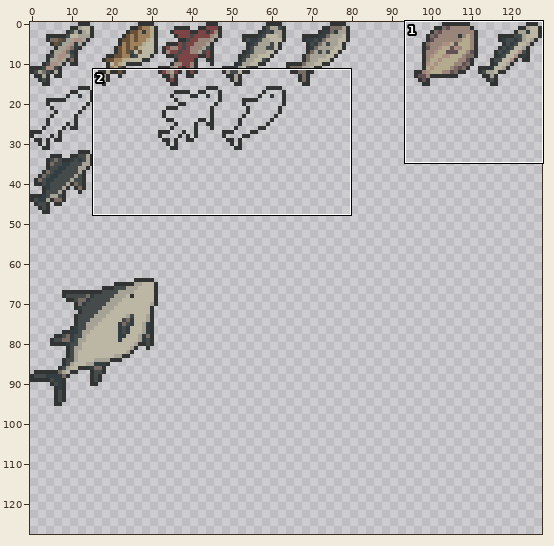
Edited in one commit: pixel-art file (project/assets/spritesheets/fish.aseprite). The first picture is a wide view before the edit; the outline marks the close-up.
Close-up. Before the edit:
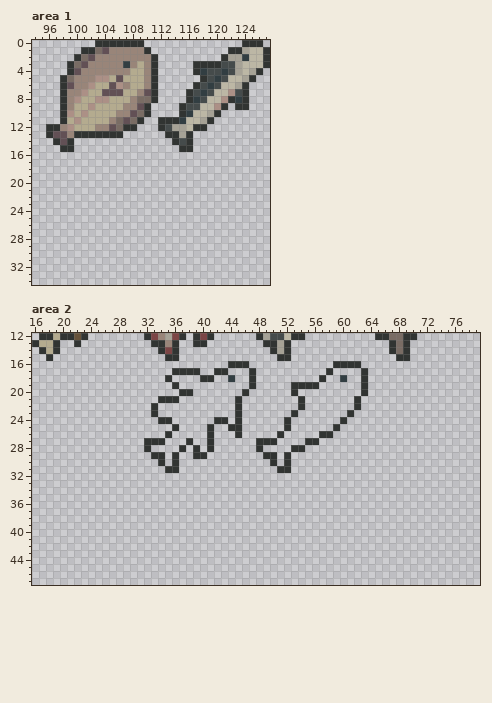
128x128 pixels, 1 frame. Shown: area 1: x 94..127, y 0..34; area 2: x 16..79, y 12..47. The commit also changed other parts of the picture, which this record leaves out.
After:
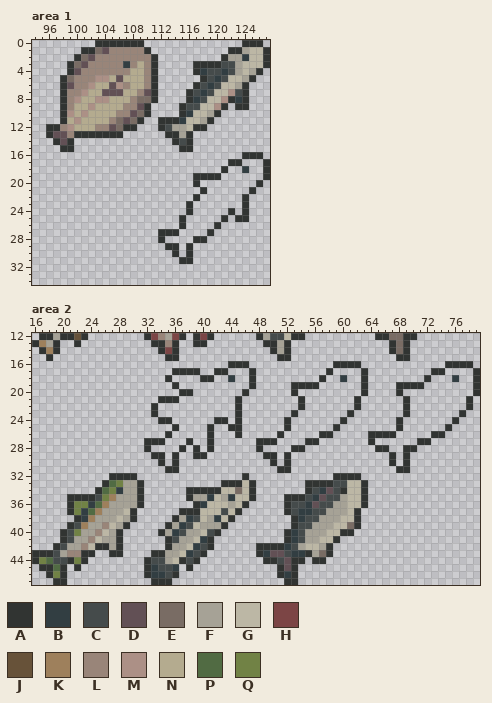
Palette (. is transparent): A #313432  B #323e42  C #454b4b  D #625055  E #796c64  F #a6a296  G #bcb7a5  H #7c4545  J #675239  K #9e805c  L #998579  M #ac9086  N #b4ab8f  P #516b43  Q #718245
The edit:
Changed rows in their new state; - is an unchanged pixel.
Area 1:
first column x 112:
16 ------------AAA-
17 ----------AA---A
18 ---------A--B--A
19 -----AAAA------A
20 -----A--------A-
21 ------A------A--
22 -----A------A---
23 ----A-------A---
24 ----A-----A-A---
25 ---A-----A-AA---
26 ---A----A-------
27 AAA----A--------
28 A----AA---------
29 -AA-A-----------
30 --A-A-----------
31 ---AA-----------
Area 2:
first column x 16:
12 ---F------------------------------------------------------------
13 -KF-------------------------------------------------------------
14 --K-------------------------------------------------------------
16 -----------------------------------------------------------AAAA-
17 ---------------------------------------------------------AA----A
18 --------------------------------------------------------A---B--A
19 ----------------------------------------------------AAAA-------A
20 ----------------------------------------------------A----------A
21 -----------------------------------------------------A--------A-
22 -----------------------------------------------------A--------A-
23 -----------------------------------------------------A-------A--
24 ----------------------------------------------------A-------A---
25 ----------------------------------------------------A------A----
26 ------------------------------------------------AAAA-----AA-----
27 ------------------------------------------------A------AA-------
28 -------------------------------------------------AA--AA---------
29 ---------------------------------------------------A-A----------
30 ---------------------------------------------------A-A----------
31 ----------------------------------------------------AA----------
32 -----------AAAA---------------A------------AAAA-----------------
33 ----------APQFFA-----------AAAGA-------AAAACCGGA----------------
34 ---------APQBFFA------AAAAAGGEGA-------ACBDCAGGA----------------
35 -----AAAACQKFFFA------AFFBGFBGGA----AAACBDCCFGGA----------------
36 -----AQQBPKFFFFA-------ABGGGFGA-----ACCBDCCFFGGA----------------
37 -----AQBPKFFFGA------AAAGGGCGA------ACBBCCFFFGA-----------------
38 ------ABKFFFGFA-----AFBCGFBGA--------ABCCFFFGGA-----------------
39 -----ACKFFLGFA-----AFBCGFFFA---------ACCFFFGGEA-----------------
40 ----ACQFFLGFA-----AFBCFFGCA---------ABCFFFGGAA------------------
41 ----ACFFLGFFA------ACFFGBA----------ABCFFGGA--------------------
42 ---ACFFLGAAFA------AFFGBCA------AAAABCFGGFA---------------------
43 AAACFLLAA--AA----AAFFGBCA-------ABDDCBBAFEA---------------------
44 AQPCCAQA--------ACCFGACA---------AACDAA-AA----------------------
45 -AAPA-A---------ABCCB-A------------ADA--------------------------
46 --AQA-----------ABBCA--------------ABA--------------------------
47 ---AA------------AAA----------------AA--------------------------
Where, in picture pixels (left, top, right, bottom), the same in both close-ups:
added: (158, 152, 270, 264)
changed: (39, 333, 60, 354)
added: (32, 361, 480, 585)
